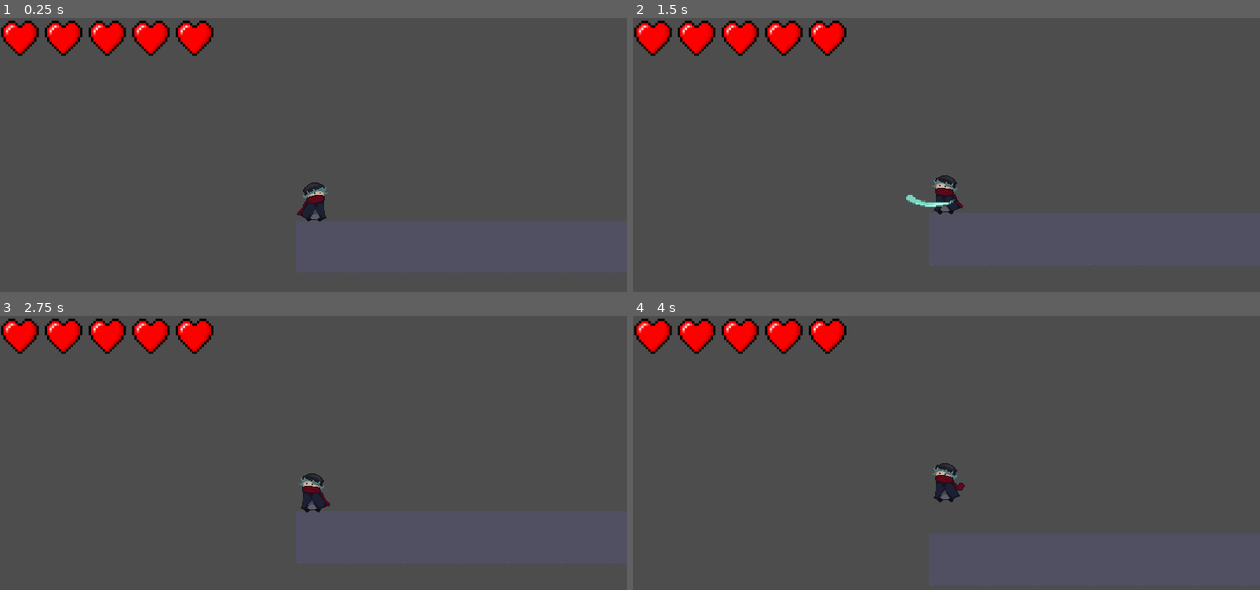
Above: before the commit, frames 1-4 (two rows, left to right).
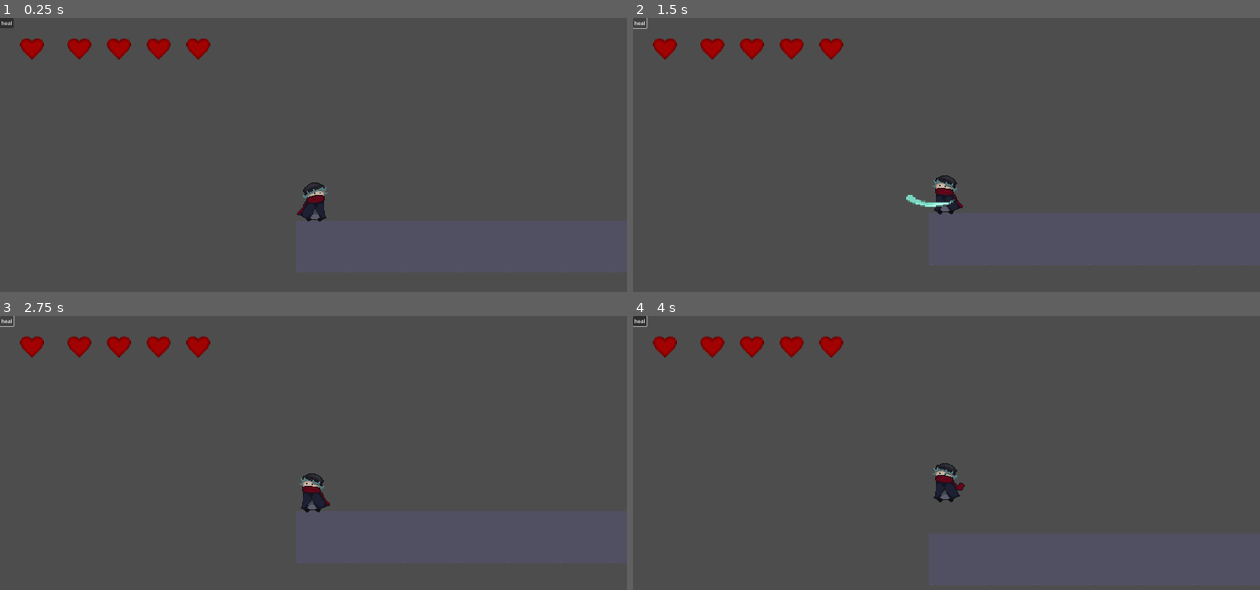
Above: after the commit, the same moments.

Repository: FirePowerGH/EchoesOfSteel
Game: Godot game, scene res://game/world/overworld/world1/world1.tscn
The game is run twice, just before and just after one commit, with the same random seed, the same clock (stepped at 60 frames per second) and the same inputs.
Inputs (mouse positions are in pixels of both pictures, inside the frame that each line leads up to):
- Up to frame 1 (0.25 s): no input
- Up to frame 2 (1.5 s): click (639, 23) at 0.5 s, where only the run after the commit has a clickable "heal"; click (639, 23) at 1.25 s, where only the run after the commit has a clickable "heal"
- Up to frame 3 (2.75 s): click (6, 321) at 2 s, where only the run after the commit has a clickable "heal"
- Up to frame 4 (4 s): tap Enter at 2.75 s; move the mouse to (1084, 474) at 2.77 s; tap E (enter) at 2.85, 3.6 s; tap Space (jump) at 3.02, 3.77 s; move the mouse to (821, 510) at 3.52 s

The runs differ from the first frame. In frame 1, 3.3% of the frame differs, in the area x 0-35%, y 0-16%; in frame 2, 3.2%; in frame 3, 3.2%; in frame 4, 3.3%.

Commit message:
can break hearts when taking dmg

Diff:
--- a/game/entities/player/playerHurtbox.gd
+++ b/game/entities/player/playerHurtbox.gd
@@ -4,6 +4,7 @@
 	var hp = get_parent().hp
 
 	hp -= 1
+	heartsUi.updateHearts(-1)
 
 	print("New hp %s" % [str(hp)])
 	if hp <= 0:
--- /dev/null
+++ b/game/ui/game/button.gd
@@ -0,0 +1,5 @@
+extends Button
+
+
+func _on_pressed() -> void:
+	heartsUi.updateHearts(1)
--- a/game/ui/game/hearts_ui.gd
+++ b/game/ui/game/hearts_ui.gd
@@ -4,9 +4,31 @@
 @onready var heart = $HBoxContainer/heart
 
 var maxHearts
+var hp
 
 func inithearts(hearts: int) -> void:
 	maxHearts = hearts
+	hp = hearts
+
+	heart.play("alive")
 
 	for i in (hearts - 1):
-		container.add_child(heart.duplicate())
+		var newHeart = heart.duplicate()
+		container.add_child(newHeart)
+		newHeart.position.x = container.get_child_count() * 40
+
+		newHeart.play("alive")
+
+# Hearts er enten 1 eller -1, depending on du skal fjerne eller adde hjerter
+# Adder bare support for å miste ett hjerte om gangen, kan endre på dette senere if needed
+func updateHearts(hearts: int) -> void:
+	if hearts > maxHearts:
+		return
+
+	if hearts > 0:
+		pass # kan adde support for healing
+	else:
+		hp -= 1
+		var heartTexture = container.get_child(hp)
+
+		heartTexture.play("broken")
--- a/game/ui/game/hearts_ui.tscn
+++ b/game/ui/game/hearts_ui.tscn
@@ -1,7 +1,58 @@
-[gd_scene load_steps=3 format=3 uid="uid://dwbvsgxpv1q2i"]
+[gd_scene load_steps=12 format=3 uid="uid://dwbvsgxpv1q2i"]
 
 [ext_resource type="Script" path="res://game/ui/game/hearts_ui.gd" id="1_3x6pd"]
-[ext_resource type="Texture2D" uid="uid://bsp0himtywow7" path="res://game/ui/game/sprites/heartFullTemp.png" id="1_6s2dt"]
+[ext_resource type="Texture2D" uid="uid://cq0kl1ffn6f47" path="res://game/ui/game/sprites/heartAlive.png" id="2_emtug"]
+[ext_resource type="Texture2D" uid="uid://do54efppmr2pa" path="res://game/ui/game/sprites/HeartsDeadAlive.png" id="2_oi4jf"]
+[ext_resource type="Texture2D" uid="uid://d0aeaudmobpto" path="res://game/ui/game/sprites/heartAlive2.png" id="3_65ij3"]
+[ext_resource type="Script" path="res://game/ui/game/button.gd" id="5_5j4ft"]
+
+[sub_resource type="AtlasTexture" id="AtlasTexture_inwtt"]
+atlas = ExtResource("2_oi4jf")
+region = Rect2(0, 0, 64, 64)
+
+[sub_resource type="AtlasTexture" id="AtlasTexture_sw8jn"]
+atlas = ExtResource("2_oi4jf")
+region = Rect2(64, 0, 64, 64)
+
+[sub_resource type="AtlasTexture" id="AtlasTexture_hd78x"]
+atlas = ExtResource("2_oi4jf")
+region = Rect2(0, 64, 64, 64)
+
+[sub_resource type="AtlasTexture" id="AtlasTexture_3jcfy"]
+atlas = ExtResource("2_oi4jf")
+region = Rect2(64, 64, 64, 64)
+
+[sub_resource type="SpriteFrames" id="SpriteFrames_7revt"]
+animations = [{
+"frames": [{
+"duration": 1.0,
+"texture": SubResource("AtlasTexture_inwtt")
+}, {
+"duration": 1.0,
+"texture": SubResource("AtlasTexture_sw8jn")
+}],
+"loop": true,
+"name": &"alive",
+"speed": 5.0
+}, {
+"frames": [{
+"duration": 1.0,
+"texture": SubResource("AtlasTexture_hd78x")
+}, {
+"duration": 1.0,
+"texture": SubResource("AtlasTexture_3jcfy")
+}],
+"loop": true,
+"name": &"broken",
+"speed": 5.0
+}]
+
+[sub_resource type="AnimatedTexture" id="AnimatedTexture_mr27a"]
+frames = 2
+frame_0/texture = ExtResource("2_emtug")
+frame_0/duration = 0.33
+frame_1/texture = ExtResource("3_65ij3")
+frame_1/duration = 0.33
 
 [node name="heartsUI" type="CanvasLayer"]
 script = ExtResource("1_3x6pd")
@@ -11,7 +62,24 @@
 offset_bottom = 40.0
 scale = Vector2(3.03462, 3.03462)
 
-[node name="heart" type="TextureRect" parent="HBoxContainer"]
-layout_mode = 2
-texture = ExtResource("1_6s2dt")
+[node name="heart" type="AnimatedSprite2D" parent="HBoxContainer"]
+texture_filter = 1
+position = Vector2(32.294, 31.9645)
+sprite_frames = SubResource("SpriteFrames_7revt")
+animation = &"alive"
+
+[node name="heart" type="TextureRect" parent="."]
+visible = false
+texture_filter = 1
+offset_right = 40.0
+offset_bottom = 40.0
+texture = SubResource("AnimatedTexture_mr27a")
 expand_mode = 2
+
+[node name="Button" type="Button" parent="."]
+offset_right = 8.0
+offset_bottom = 8.0
+text = "heal"
+script = ExtResource("5_5j4ft")
+
+[connection signal="pressed" from="Button" to="Button" method="_on_pressed"]
Binary file added: game/ui/game/sprites/HeartsDeadAlive.png
Not shown, added: game/ui/game/sprites/HeartsDeadAlive.png.import
Binary file added: game/ui/game/sprites/heartAlive.png
Not shown, added: game/ui/game/sprites/heartAlive.png.import
Binary file added: game/ui/game/sprites/heartAlive2.png
Not shown, added: game/ui/game/sprites/heartAlive2.png.import
Binary file added: game/ui/game/sprites/heartDead.png
Not shown, added: game/ui/game/sprites/heartDead.png.import
Binary file added: game/ui/game/sprites/heartDead2.png
Not shown, added: game/ui/game/sprites/heartDead2.png.import
